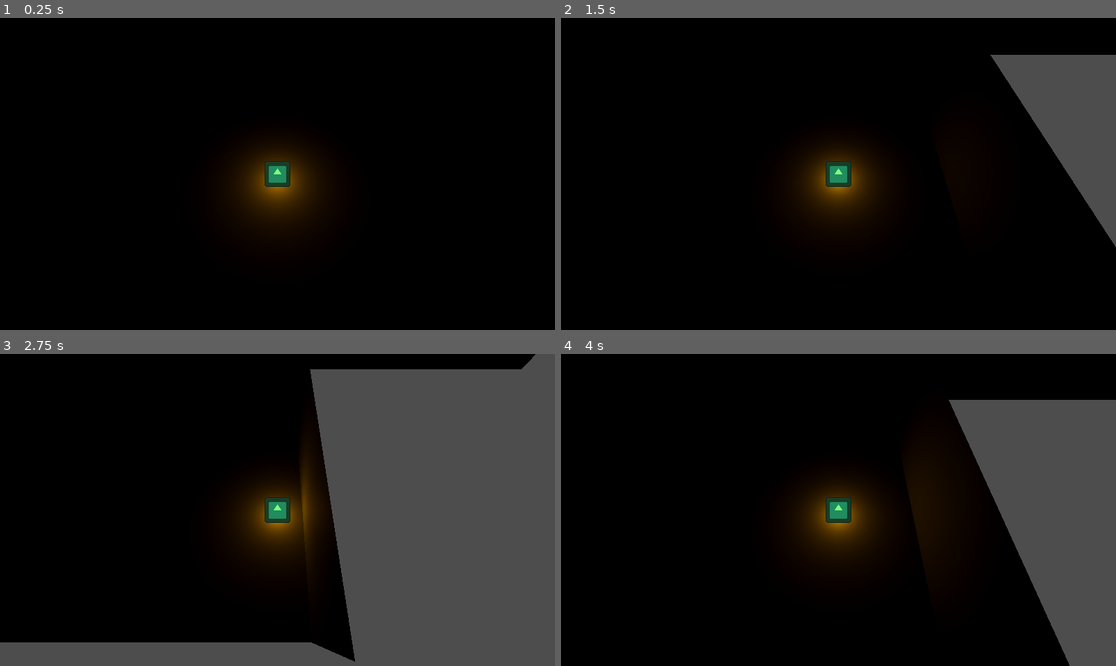
Above: before the commit, frames 1-4 (two rows, left to right).
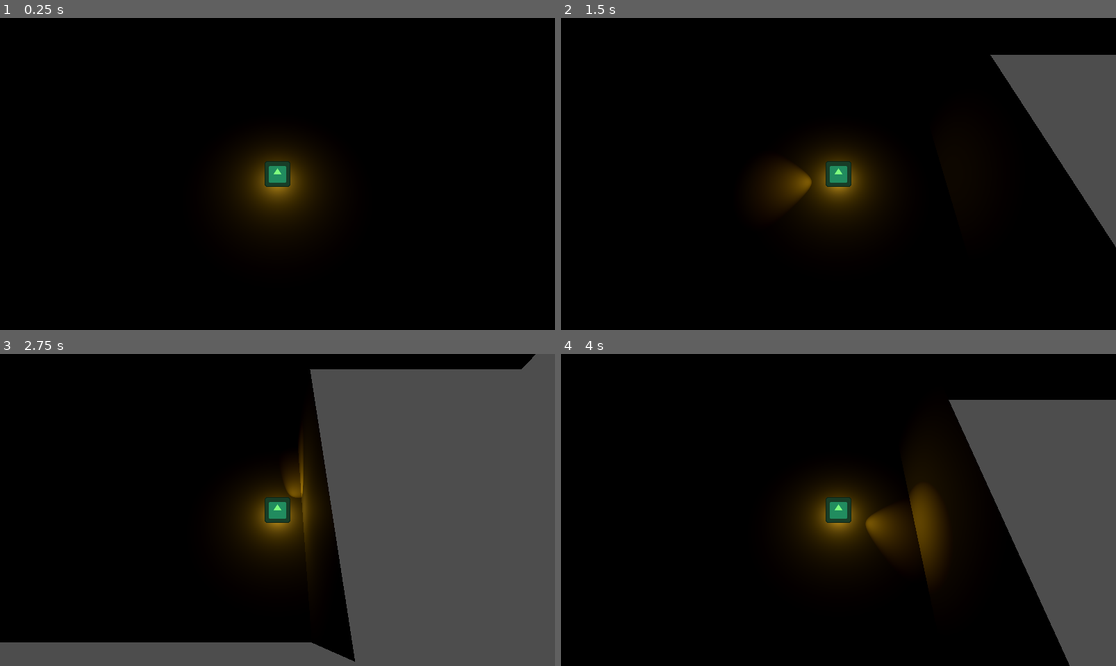
Above: after the commit, the same moments.

Repository: Rusty-Rat-Studios/dead-living-and-dying
Game: Godot game, scene res://game.tscn
Two runs of this game, one before a commit and one after it. Both use one fixed random seed, a clock stepped at 60 frames per second and the inputs below. The engine's default icon, where the game draws it, is replaced by a stand-in: a white triangle on a blue panel in a dark square.
Inputs (mouse positions are in pixels of both pictures, inside the frame that each line leads up to):
- Up to frame 1 (0.25 s): no input
- Up to frame 2 (1.5 s): tap Enter at 0.5 s; move the mouse to (960, 158) at 0.52 s; hold Right (ui_right) 0.53-1.28 s; move the mouse to (727, 189) at 1.27 s; hold Down (ui_down) from 1.28 s (still down)
- Up to frame 3 (2.75 s): move the mouse to (333, 441) at 2.02 s; release Down (ui_down) at 2.03 s; hold Right (ui_right) from 2.03 s (still down)
- Up to frame 4 (4 s): move the mouse to (810, 572) at 2.77 s; release Right (ui_right) at 2.78 s; hold Up (ui_up) 2.78-3.53 s; move the mouse to (1005, 556) at 3.52 s; hold Left (ui_left) from 3.53 s (still down)

The runs differ from the first frame. In frame 2, 0.8% of the frame differs, in the area x 36-46%, y 47-60%; in frame 3, 0.3%; in frame 4, 1.8%, in the area x 54-69%, y 43-70%.

Commit message:
Add directional spotlight

Diff:
--- a/game.gd
+++ b/game.gd
@@ -5,7 +5,6 @@
 # https://www.youtube.com/watch?v=oqFbZoA2lnU
 @onready var state_machine: Node = $StateMachine
 @onready var player: Player = $Player
-@onready var light_omni: OmniLight3D = player.light
 @onready var light_directional: DirectionalLight3D = $DirectionalLight3D
 
 
@@ -34,11 +33,14 @@
 	print("State entered: ", state_name)
 	match state_name:
 		"Living":
-			light_omni.visible = true
+			player.light_omni.visible = true
+			player.light_spot.visible = true
 			light_directional.visible = false
 		"Dying":
-			player.light.visible = true
+			player.light_omni.visible = true
+			player.light_spot.visible = true
 			light_directional.visible = false
 		"Dead":
-			player.light.visible = false
+			player.light_omni.visible = false
+			player.light_spot.visible = false
 			light_directional.visible = true
--- a/player.gd
+++ b/player.gd
@@ -2,9 +2,29 @@
 extends CharacterBody3D
 
 @onready var speed: float = 6.0
-@onready var light: OmniLight3D = $OmniLight3D
+@onready var light_omni: OmniLight3D = $OmniLight3D
+@onready var light_spot: SpotLight3D = $LightOffset/SpotLight3D
+@onready var camera: Camera3D = $RotationOffset/Camera3D
 
 func _ready() -> void:
+	light_omni.light_color = Color("GOLDENROD")
+	light_spot.light_color = Color("GOLDENROD")
+
+
+func _process(delta: float) -> void:
+	var mouse_pos: Vector2 = get_viewport().get_mouse_position()
+
+	# cast ray of mouse position from camera to floor
+	var ray_origin: Vector3 = camera.project_ray_origin(mouse_pos)
+	var ray_direction: Vector3 = camera.project_ray_normal(mouse_pos)
+
+	# calculate where ray intersects with floor plane, y = 0
+	var light_target = ray_origin + ray_direction * ((-ray_origin.y) / ray_direction.y)
+
+	print("light target", light_target)
+
+	# point light at mouse, ensuring parallel with floor
+	$LightOffset.look_at(light_target, Vector3.UP)
 	pass
 
 
--- a/player.tscn
+++ b/player.tscn
@@ -18,11 +18,15 @@
 [node name="Sprite3D" type="Sprite3D" parent="RotationOffset"]
 texture = ExtResource("2_goh7u")
 
-[node name="Camera3D" type="Camera3D" parent="RotationOffset/Sprite3D"]
-transform = Transform3D(1, 0, 0, 0, 1, 0, 0, 0, 1, 0, 0, 10)
+[node name="Camera3D" type="Camera3D" parent="RotationOffset"]
+transform = Transform3D(1, 0, 0, 0, 1, -2.98023e-08, 0, 2.98023e-08, 1, 0, 0, 10)
 
 [node name="OmniLight3D" type="OmniLight3D" parent="."]
-light_color = Color(0.866225, 0.572037, 1.54018e-06, 1)
 shadow_enabled = true
 omni_range = 8.0
 omni_attenuation = 2.0
+
+[node name="LightOffset" type="Marker3D" parent="."]
+
+[node name="SpotLight3D" type="SpotLight3D" parent="LightOffset"]
+transform = Transform3D(1, 0, 0, 0, 1, 0, 0, 0, 1, 0, 0, -1)
--- a/state_dying.gd
+++ b/state_dying.gd
@@ -8,8 +8,8 @@
 	parent.get_node("RotationOffset/Sprite3D").modulate = Color(1, 0.5, 0.5)
 
 	# adjust light strength
-	parent.light.omni_range = 6
-	parent.light.light_energy = 0.4
+	parent.light_omni.omni_range = 6
+	parent.light_omni.light_energy = 0.4
 
 
 func process_input(event: InputEvent) -> State:
--- a/state_living.gd
+++ b/state_living.gd
@@ -8,8 +8,8 @@
 	parent.get_node("RotationOffset/Sprite3D").modulate = Color(0.5, 1, 0.5)
 
 	# adjust light strength
-	parent.light.omni_range = 8
-	parent.light.light_energy = 1
+	parent.light_omni.omni_range = 8
+	parent.light_omni.light_energy = 1
 
 
 func process_input(event: InputEvent) -> State:
